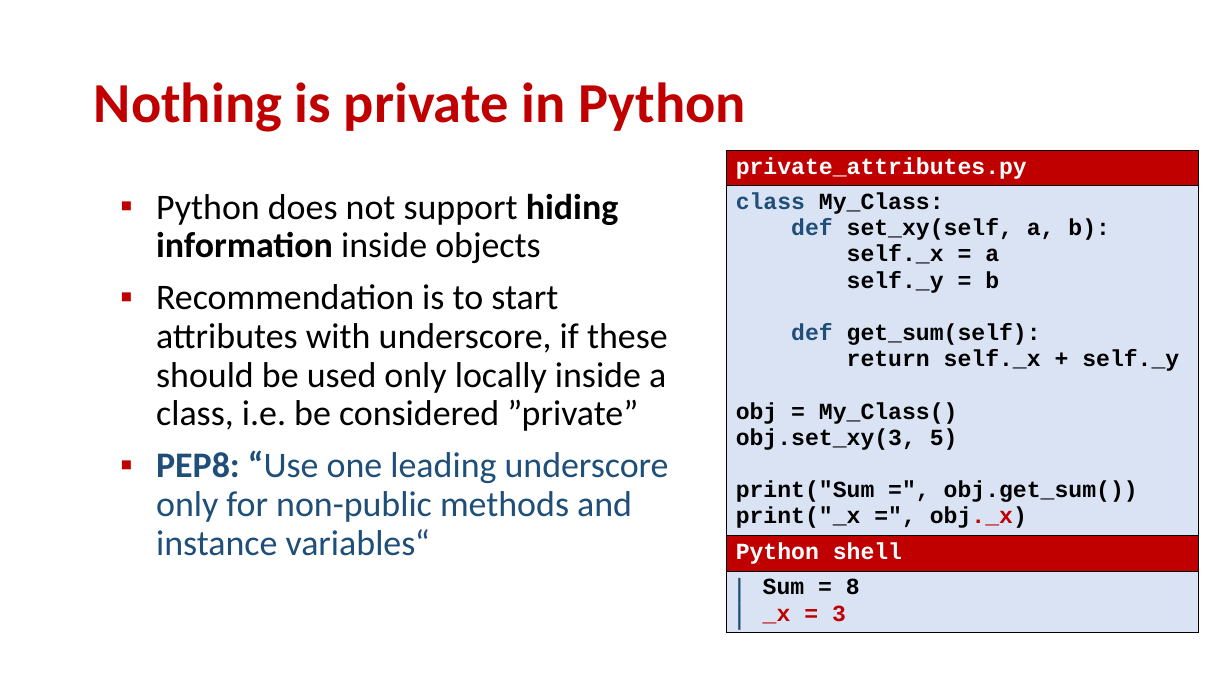
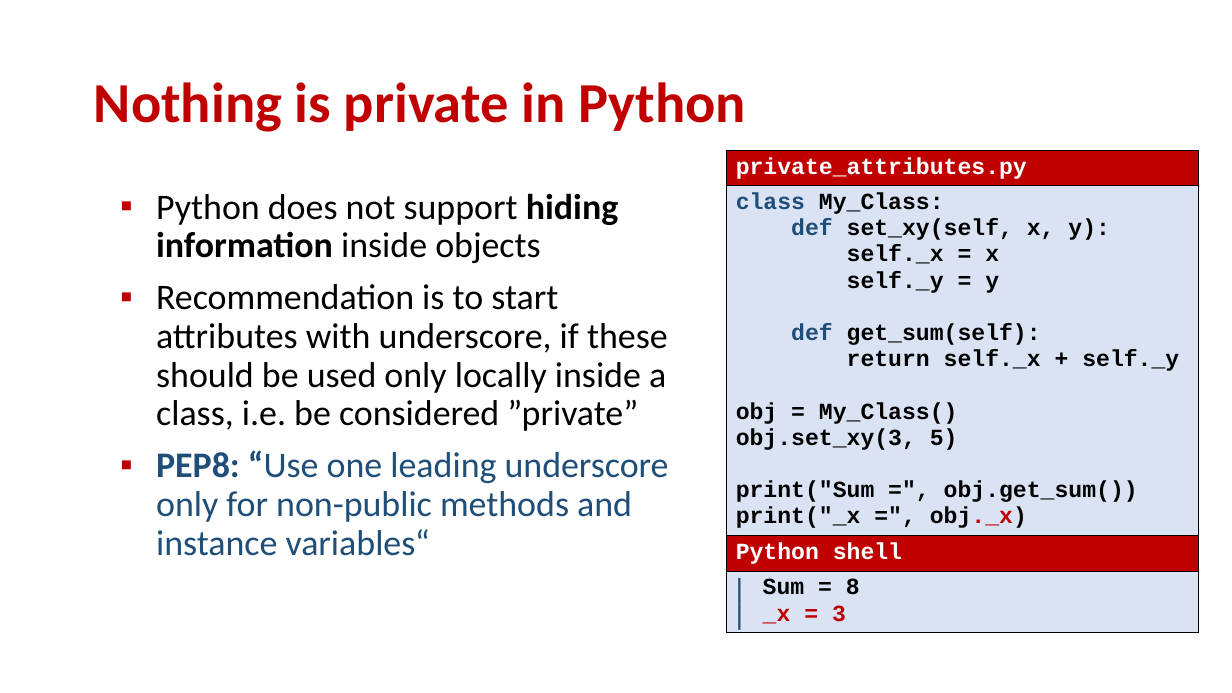
Before and after one commit to gsbrodal/gsbrodal.github.io, a slide deck: slide 16 of ipsa/slides/classes.pptx. Drawn at 1232x693 pixels with LibreOffice and Linux fonts; fonts in the diff are those of the drawing. Boxes give left, top, right and bottom in pixels: in the first picture for what was removed or moved away, otherwise in the second. Text is boxed around its words. In the diff, an @@ line names an element or a change of style, - is before the commit and + after.

Commit message:
updated class slides

```diff
--- a/ipsa/slides/classes.pptx
+++ b/ipsa/slides/classes.pptx
@@ table at (726, 151, 1199, 659) @@
@@ row 2, column 1: "class My_Class: / def set_xy(self, a, b): / self._x = a / self._y = b / def get_sum(self): / return self._x + self._y / obj = My_Class() / obj.set_xy(3, 5) / print("Sum =", obj.get_sum()) / print("_x =", obj._x)" to "class My_Class: / def set_xy(self, x, y): / self._x = x / self._y = y / def get_sum(self): / return self._x + self._y / obj = My_Class() / obj.set_xy(3, 5) / print("Sum =", obj.get_sum()) / print("_x =", obj._x)" @@
```
Also in this commit, not shown: 4 other slides changed, 5 other files.
